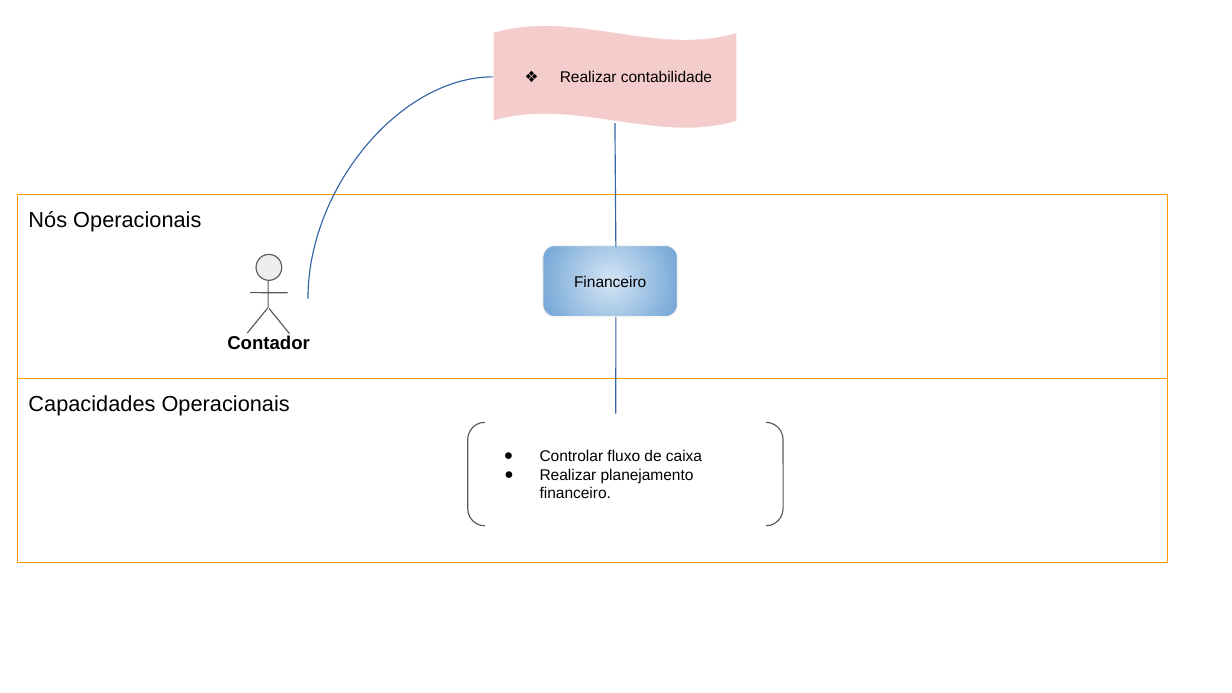
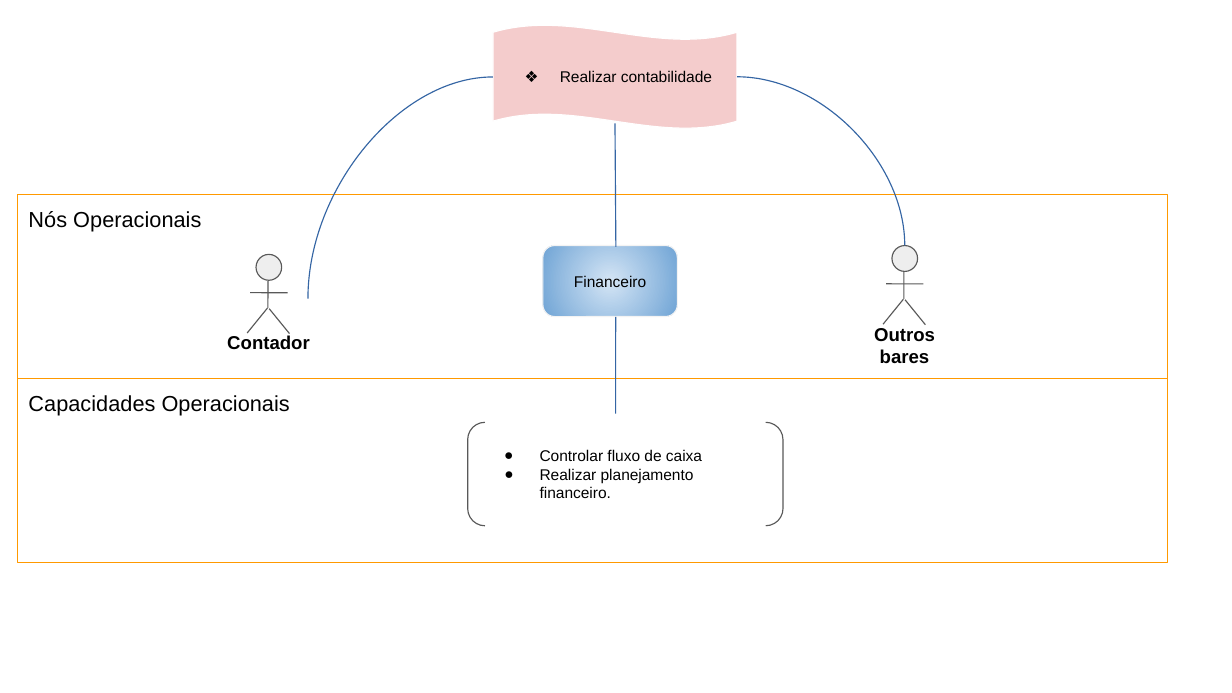
Before and after one commit to Darienzo08/ope_ads, a slide deck: slide 5 of docs/ARTEFATOS(15-23)/Arquitetura_Negócio/15) Arquitetura de Negócio para cada Cenário.pptx (slide 4 before the commit). Drawn at 1232x693 pixels with LibreOffice and Linux fonts; fonts in the diff are those of the drawing. Boxes give left, top, right and bottom in pixels: in the first picture for what was removed or moved away, otherwise in the second. Text is boxed around its words. In the diff, an @@ line names an element or a change of style, - is before the commit and + after.

```diff
--- a/docs/ARTEFATOS(15-23)/Arquitetura_Negócio/15) Arquitetura de Negócio para cada Cenário.pptx
+++ b/docs/ARTEFATOS(15-23)/Arquitetura_Negócio/15) Arquitetura de Negócio para cada Cenário.pptx
@@ wave "Realizar contabilidade" at (493, 25, 737, 129): indent changed @@
@@ curved line added from (738, 77) to (906, 246), #3465A4 0.74 pt @@
@@ group added at (874, 246, 935, 364): 4 freeform shapes, 1 ellipse, 1 text @@
+Outros bares
```
Also in this commit, not shown: 3 other slides changed, 1 slide added, 2 other files.
